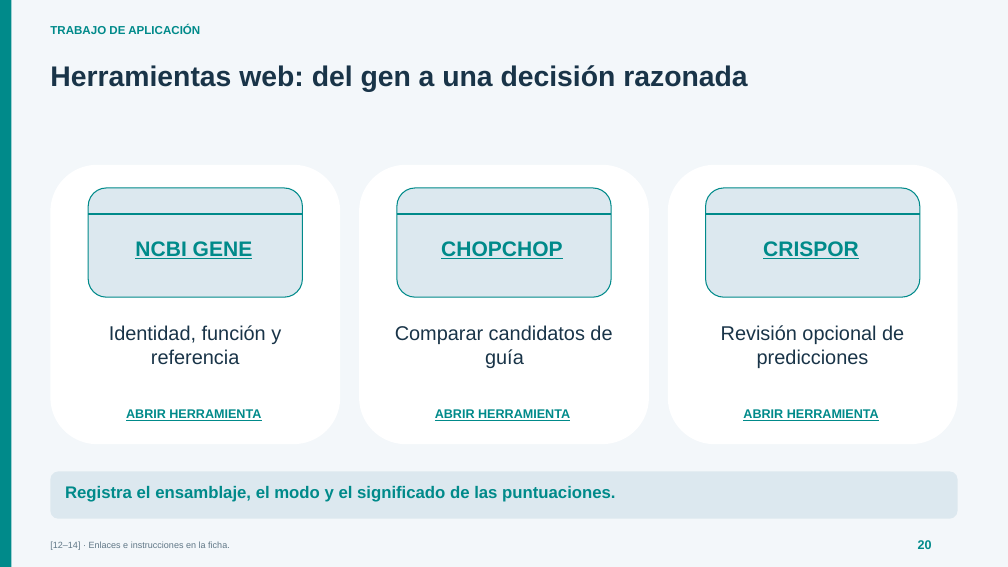
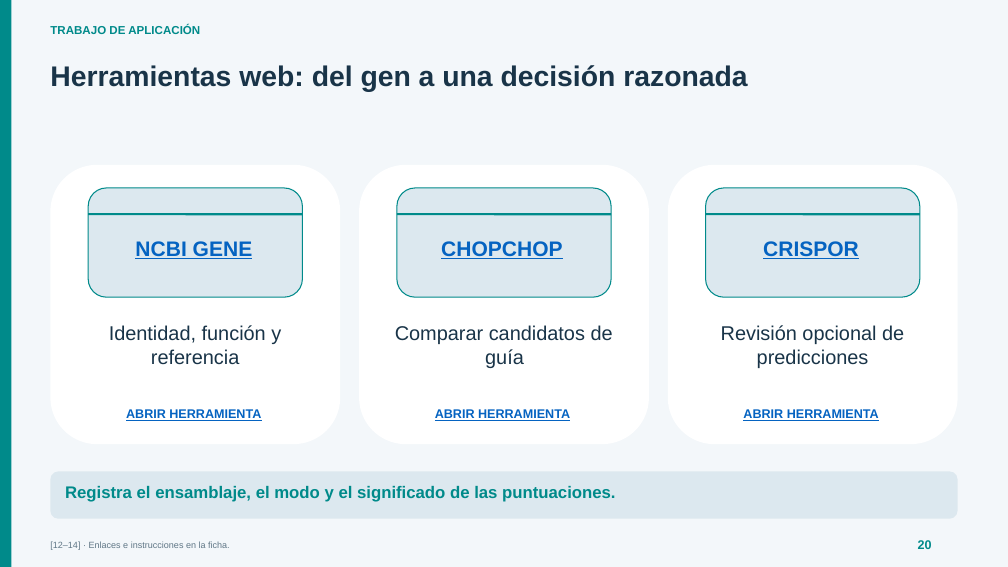
Before and after one commit to espinemilia02-design/Clases2026, a slide deck: slide 20 of principios_edicion_molecular_40min/Principios_edicion_molecular_40min_con_anexos.pptx. Drawn at 1008x567 pixels with LibreOffice and Linux fonts; fonts in the diff are those of the drawing. Boxes give left, top, right and bottom in pixels: in the first picture for what was removed or moved away, otherwise in the second. Text is boxed around its words. In the diff, an @@ line names an element or a change of style, - is before the commit and + after.

```diff
--- a/principios_edicion_molecular_40min/Principios_edicion_molecular_40min_con_anexos.pptx
+++ b/principios_edicion_molecular_40min/Principios_edicion_molecular_40min_con_anexos.pptx
@@ background #FFFFFF to #F3F7FA @@
@@ rectangle removed at [0, 0, 1008, 567] @@
@@ text colour #008A8A to #0563C1 in 6 elements at [743, 409, 879, 422], [763, 241, 859, 259], [435, 409, 570, 422], [441, 241, 562, 259], [126, 409, 261, 422], [135, 241, 253, 259] @@
```
Also in this commit, not shown: 30 other slides changed, 7 other files.
